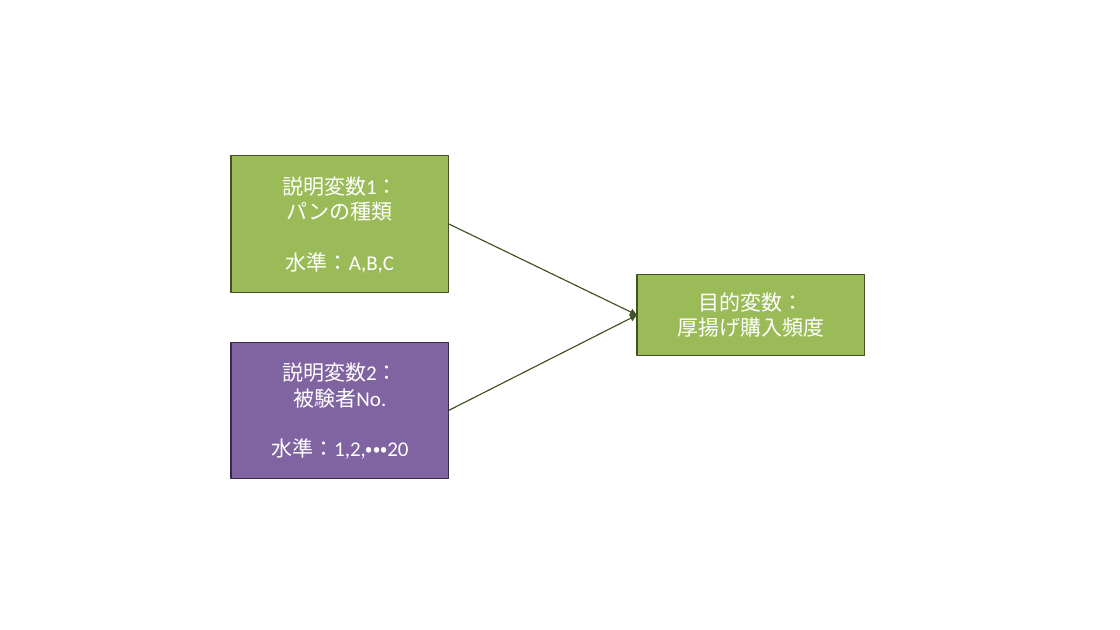
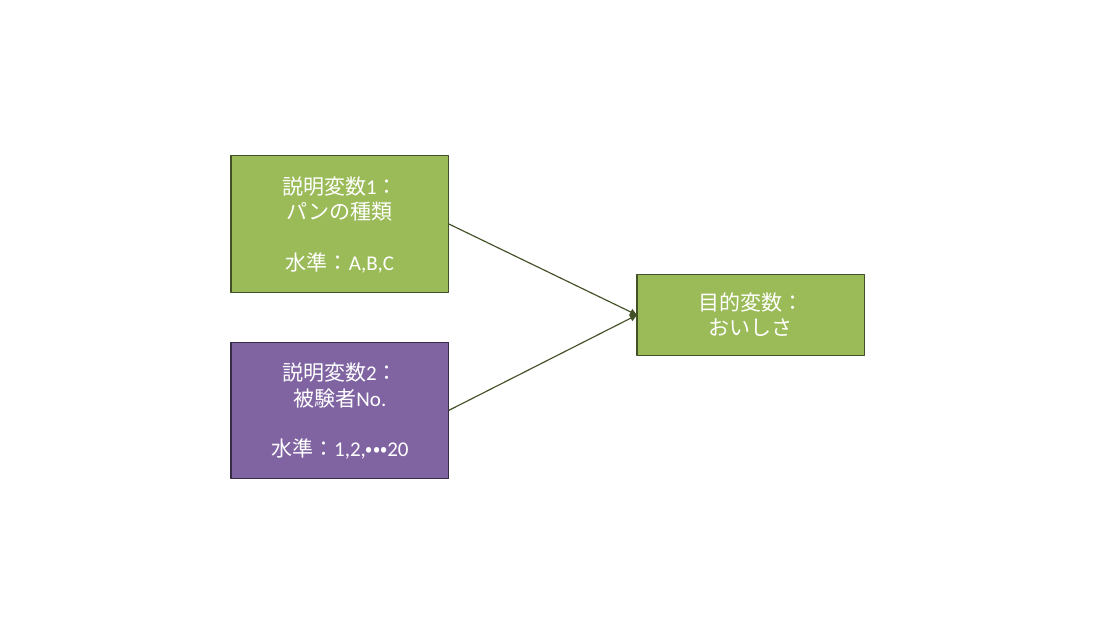
Before and after one commit to b-fujino/RLessonText, a slide deck: slide 10 of Img/AnovaModeling.pptx. Drawn at 1120x630 pixels with LibreOffice and Linux fonts; fonts in the diff are those of the drawing. Boxes give left, top, right and bottom in pixels: in the first picture for what was removed or moved away, otherwise in the second. Text is boxed around its words. In the diff, an @@ line names an element or a change of style, - is before the commit and + after.

```diff
--- a/Img/AnovaModeling.pptx
+++ b/Img/AnovaModeling.pptx
@@ text in rectangle at [709,318,793,336]: text changed @@
-厚揚げ購入頻度
+おいしさ
```
Also in this commit, not shown: 1 other slide changed, 4 other files.
